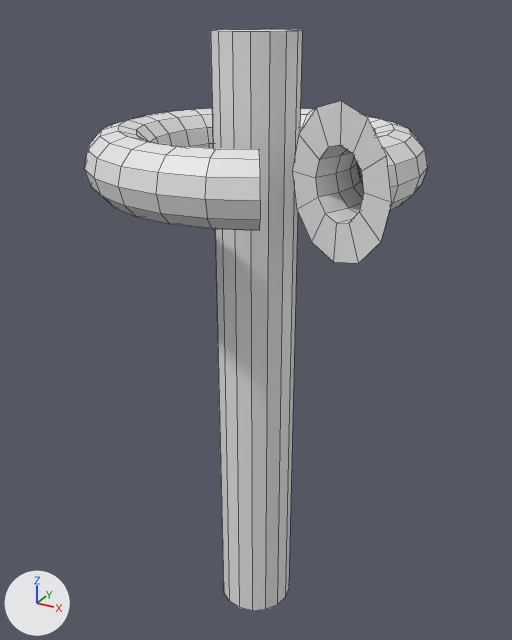
The FBX model Project/Assets/Graph/Mesh/rotation_arrow.fbx as it was, and as the next commit left it.
Before and after are seen from a camera (50 mm lens) standing at (7.71, -14.02, 15.46) and looking at (-0.15, 0.28, 8.31). Lighting does not change. The marker at lower left points along +X, +Y and +Z. Mesh edges are drawn as thin lines. Vertices at the same position are counted once.
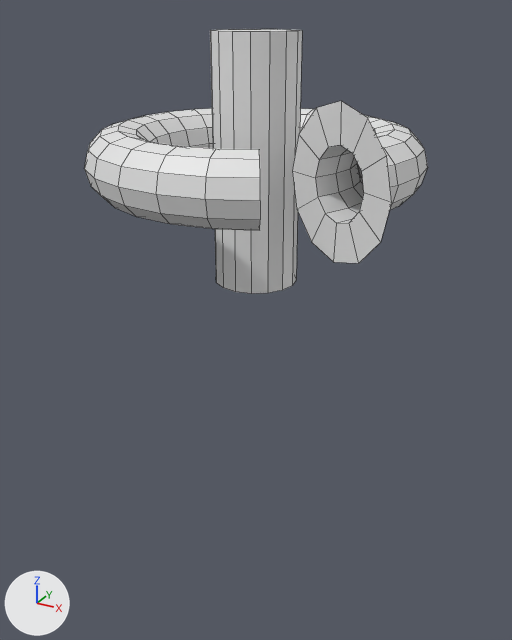
The newer file is also turned or shifted as a whole; pictures and numbers use the older file's frame.

What changed in the scene script:
```text
Change me_torus:
    where me_torus.from_pydata(...)  # 321 vertices, 295 faces; spans x -3.8..3.9, y -3.8..3.8, z -0.1..15.0
    used by ob_torus; location = (0.0, 0.0, 0.0)
    me_torus part 1: all 16 vertices in x -1.0..1.0, y -1.0..1.0, z -0.1 are moved by (0.0, 0.0, 9.6)
```

Where the change shows, as pixel boxes (x1, y1, x2, y2) in the pictures (512 x 640 px; the box of a moved part takes in the faces that stretch with it):
'Torus', reshaped (54% shorter): before (84, 29, 428, 611); after (84, 29, 428, 294)
part 1 of me_torus, moved or reshaped: before (210, 31, 302, 611); after (210, 31, 302, 294)
